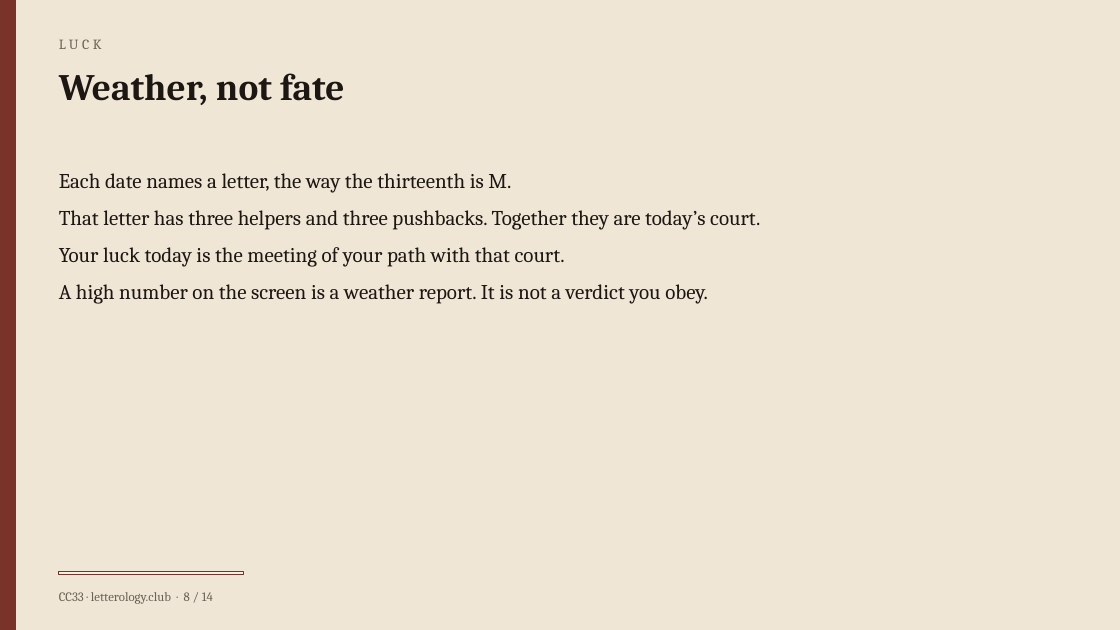
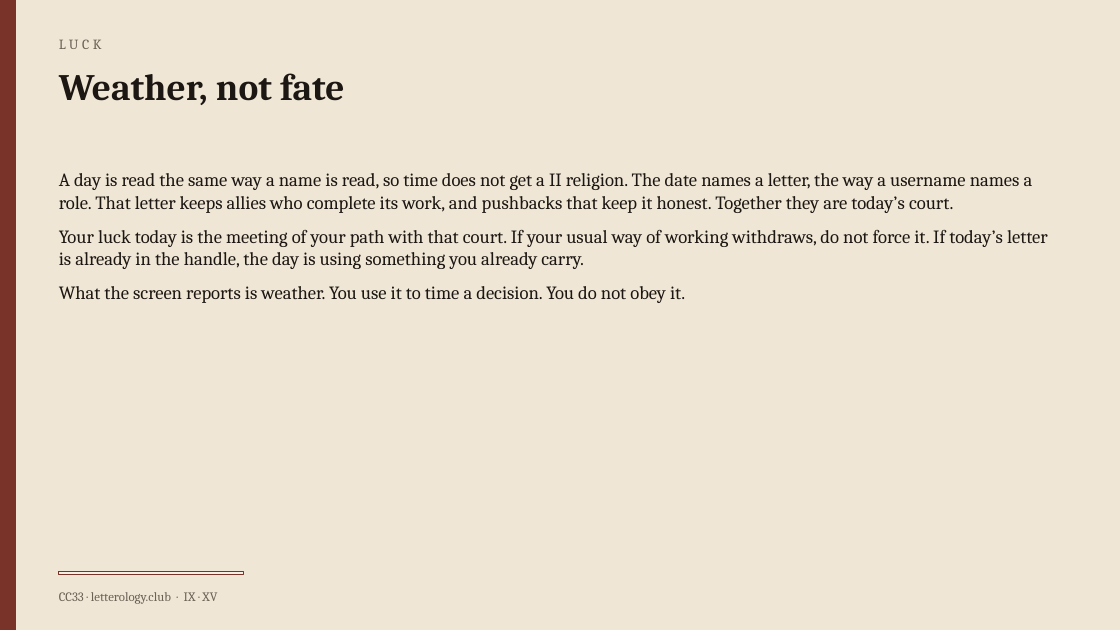
Before and after one commit to ImperialDave/Letterology-Calculator, a slide deck: slide 9 of public/brief.pptx (slide 8 before the commit). Drawn at 1120x630 pixels with LibreOffice and Linux fonts; fonts in the diff are those of the drawing. Boxes give left, top, right and bottom in pixels: in the first picture for what was removed or moved away, otherwise in the second. Text is boxed around its words. In the diff, an @@ line names an element or a change of style, - is before the commit and + after.

Commit message:
Grade the portrait A+ to F and rebuild the quiz as a fifty-item inventory.
The Brief writes quantities as Romans and says what a Letter brain is. The test shuffles sides, scores ten aspects on their own, and keeps the Letter-brain mark separate from the seats.

```diff
--- a/public/brief.pptx
+++ b/public/brief.pptx
@@ text at [59,173,1048,303]: text changed; size 18 to 16 pt @@
-Each date names a letter, the way the thirteenth is M.
-That letter has three helpers and three pushbacks. Together they are today’s court.
-Your luck today is the meeting of your path with that court.
-A high number on the screen is a weather report. It is not a verdict you obey.
+A day is read the same way a name is read, so time does not get a II religion. The date names a letter, the way a username names a role. That letter keeps allies who complete its work, and pushbacks that keep it honest. Together they are today’s court.
+Your luck today is the meeting of your path with that court. If your usual way of working withdraws, do not force it. If today’s letter is already in the handle, the day is using something you already carry.
+What the screen reports is weather. You use it to time a decision. You do not obey it.
@@ text at [59,592,217,604]: text changed @@
-CC33 · letterology.club · 8 / 14
+CC33 · letterology.club · IX · XV
```
Also in this commit, not shown: 13 other slides changed, 1 slide added, 15 other files.
